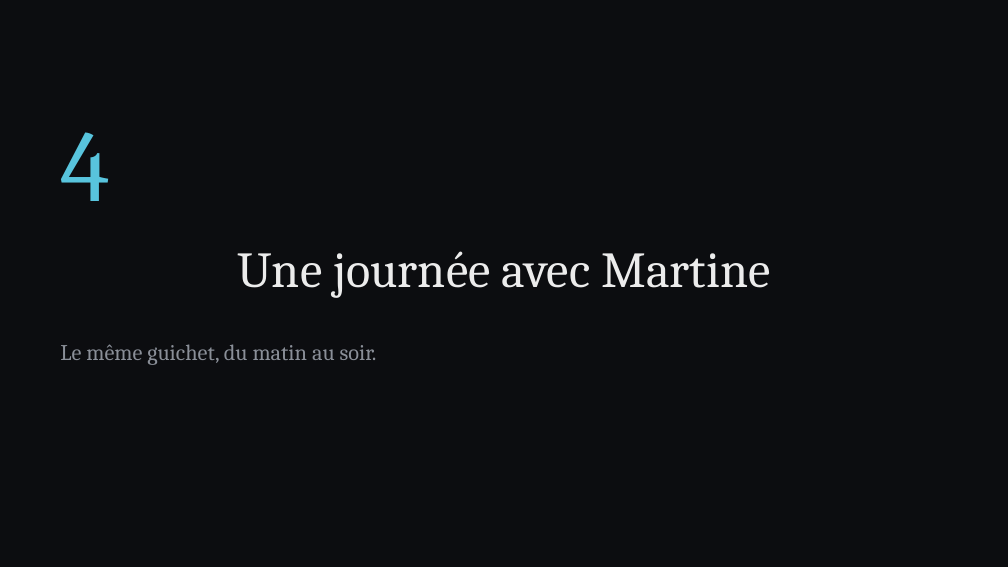
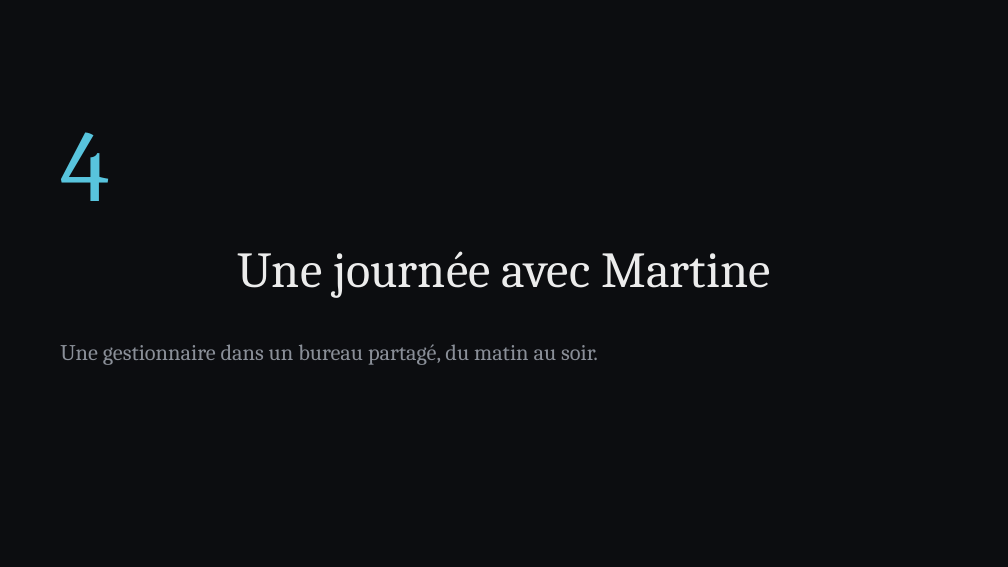
Before and after one commit to bachir151/projet-E6, a slide deck: slide 14 of Projet apprenti 3/livrables/powerpoint-3b1b/Projet_E6_Lorenzo_3b1b.pptx. Drawn at 1008x567 pixels with LibreOffice and Linux fonts; fonts in the diff are those of the drawing. Boxes give left, top, right and bottom in pixels: in the first picture for what was removed or moved away, otherwise in the second. Text is boxed around its words. In the diff, an @@ line names an element or a change of style, - is before the commit and + after.

```diff
--- a/Projet apprenti 3/livrables/powerpoint-3b1b/Projet_E6_Lorenzo_3b1b.pptx
+++ b/Projet apprenti 3/livrables/powerpoint-3b1b/Projet_E6_Lorenzo_3b1b.pptx
@@ text at [60, 344, 598, 365]: text changed @@
-Le même guichet, du matin au soir.
+Une gestionnaire dans un bureau partagé, du matin au soir.
```
Also in this commit, not shown: 6 other slides changed, 12 other files.
